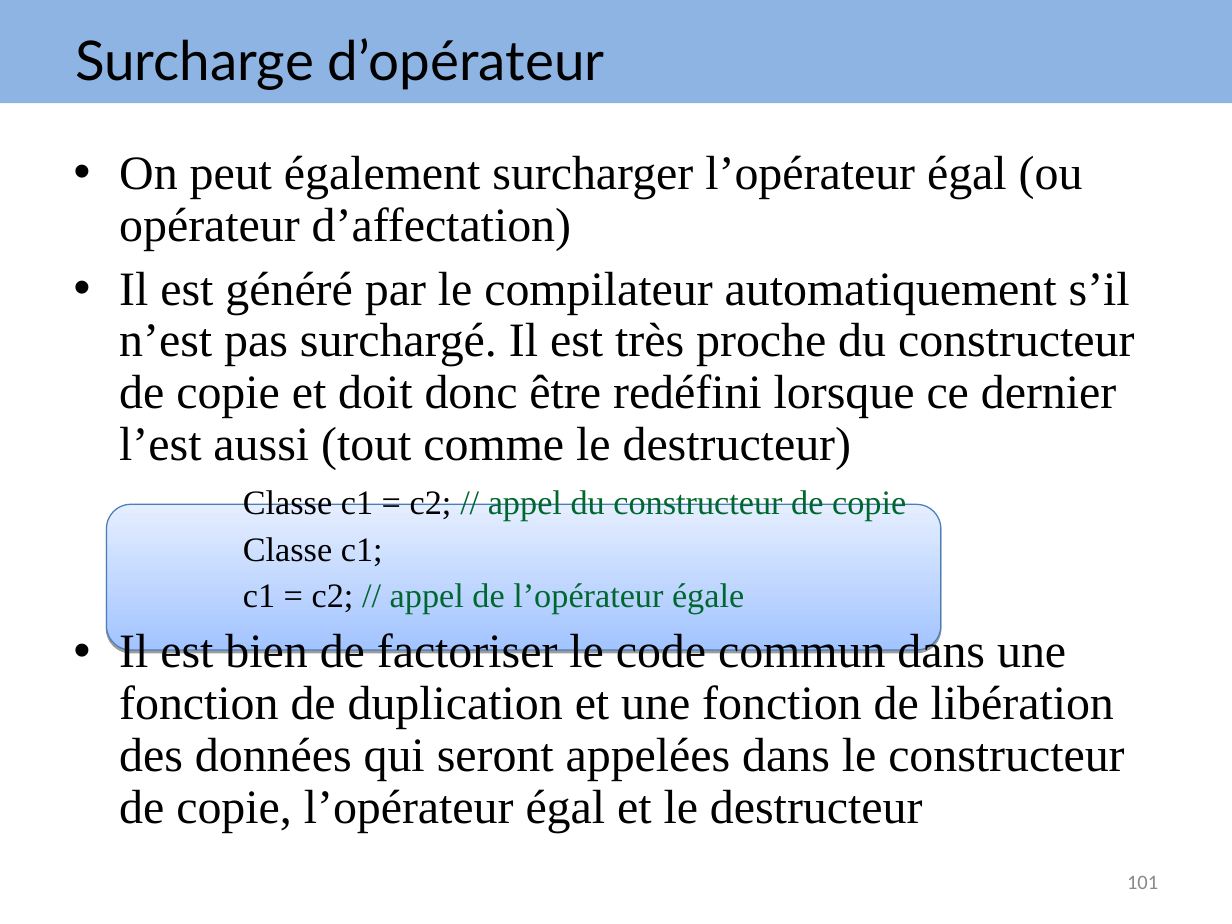
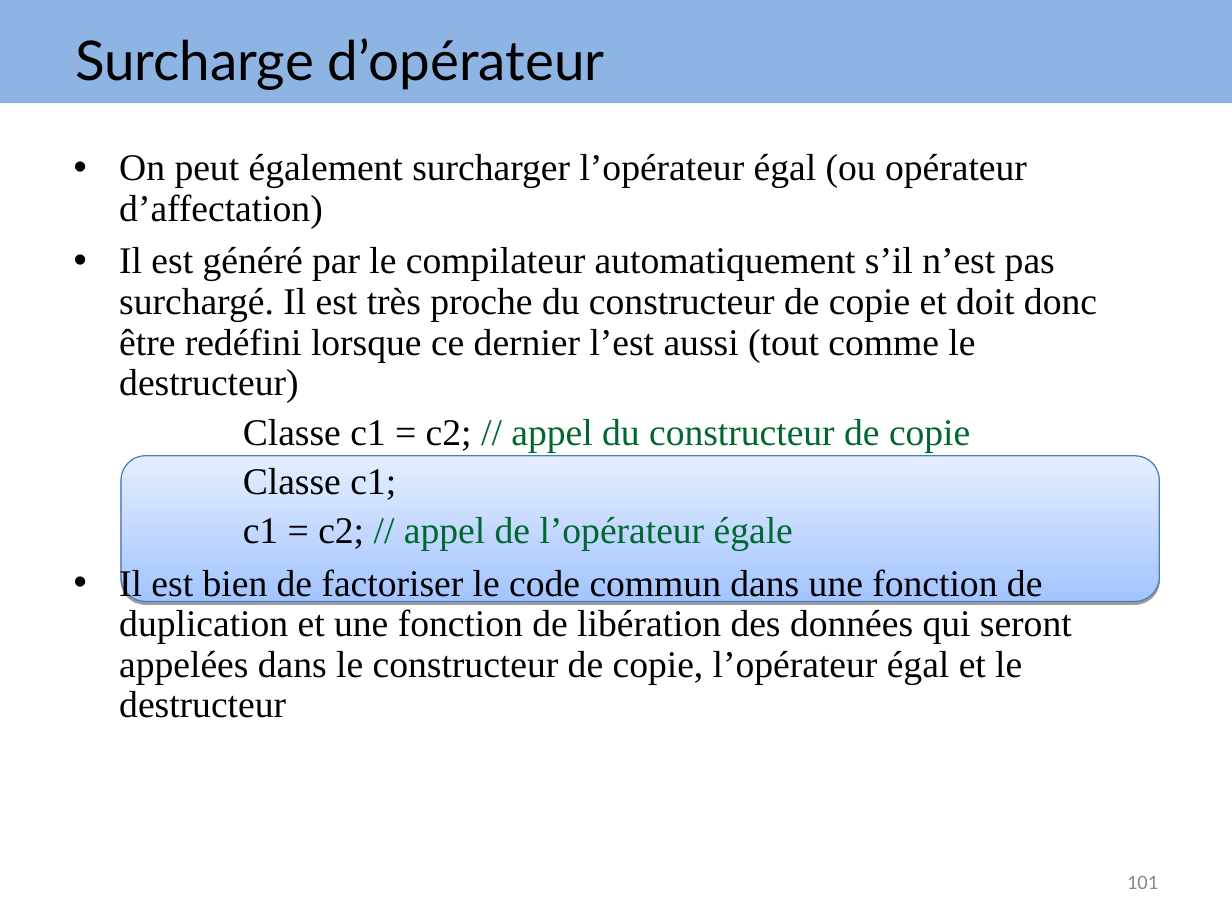
Before and after one commit to arnaudbirk/Formation-CPlusPlus, a slide deck: slide 101 of cours/Formation EVAFI C++.ppt. Drawn at 1232x924 pixels with LibreOffice and Linux fonts; fonts in the diff are those of the drawing. Boxes give left, top, right and bottom in pixels: in the first picture for what was removed or moved away, otherwise in the second. Text is boxed around its words. In the diff, an @@ line names an element or a change of style, - is before the commit and + after.

```diff
--- a/cours/Formation EVAFI C++.ppt
+++ b/cours/Formation EVAFI C++.ppt
@@ text "On peut également surcharger l’opérateur ..." at (x1=119, y1=153, x2=1097, y2=718): size 28 to 22 pt in "On peut également surcharger l’opérateur égal (ou ...", "Il est généré par le compilateur automatiquement ...", "Il est bien de factoriser le code ..."; size 20 to 22 pt in "Classe c1 = c2; // appel du ...", "Classe c1;", "c1 = c2; // appel de l’opérateur ..." @@
@@ rounded rectangle resized from (x1=106, y1=504, x2=940, y2=649) to (x1=121, y1=456, x2=1159, y2=601) @@
```
Also in this commit, not shown: 4 other slides changed, 3 other files.
